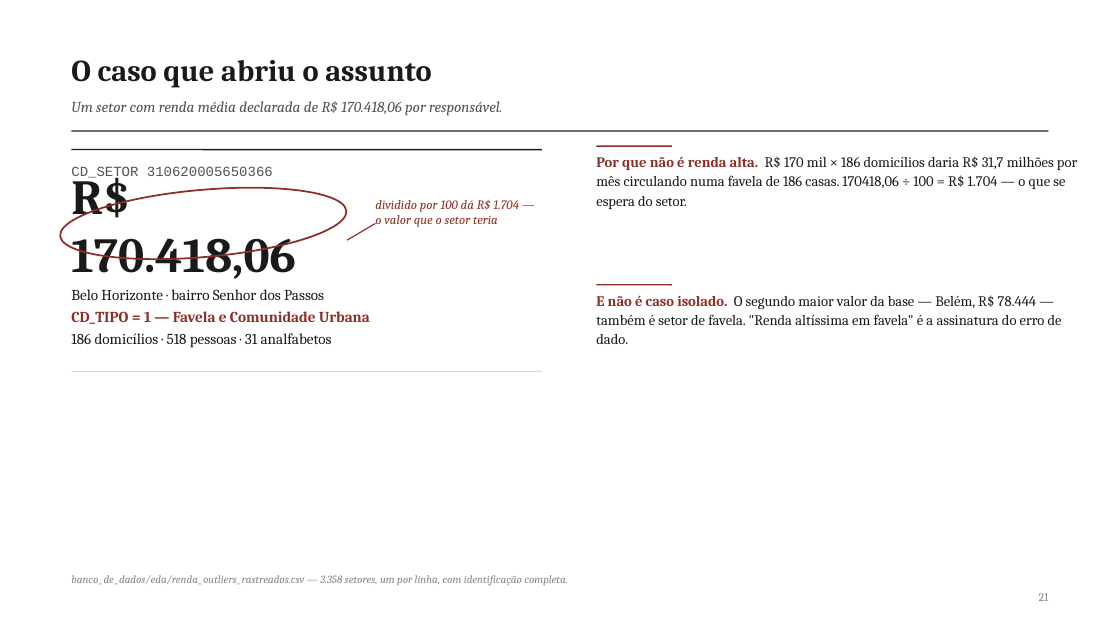
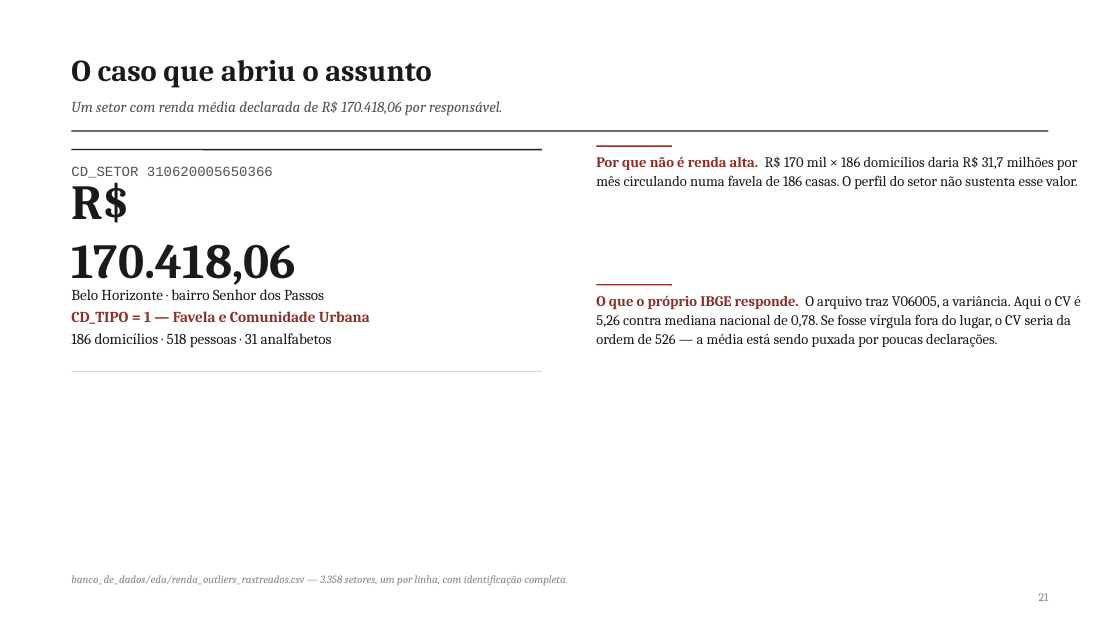
Before and after one commit to pedrinndias/Projeto_IVS_Censo, a slide deck: slide 19 of docs/Apresentacoes_IVS/historico/2026-08-21_EDA_Central_1a_rodada.pptx (slide 21 before the commit). Drawn at 1120x630 pixels with LibreOffice and Linux fonts; fonts in the diff are those of the drawing. Boxes give left, top, right and bottom in pixels: in the first picture for what was removed or moved away, otherwise in the second. Text is boxed around its words. In the diff, an @@ line names an element or a change of style, - is before the commit and + after.

```diff
--- a/docs/Apresentacoes_IVS/historico/2026-08-21_EDA_Central_1a_rodada.pptx
+++ b/docs/Apresentacoes_IVS/historico/2026-08-21_EDA_Central_1a_rodada.pptx
@@ ellipse removed at [57, 177, 349, 269] @@
@@ text "R$ 170.418,06": place and size @@
-text "R$ 170.418,06" at [71, 169, 296, 279]
+text "R$ 170.418,06" at [71, 174, 296, 285]
@@ text at [596, 156, 1078, 189]: text changed @@
-Por que não é renda alta. R$ 170 mil × 186 domicílios daria R$ 31,7 milhões por mês circulando numa favela de 186 casas. 170418,06 ÷ 100 = R$ 1.704 — o que se espera do setor.
+Por que não é renda alta. R$ 170 mil × 186 domicílios daria R$ 31,7 milhões por mês circulando numa favela de 186 casas. O perfil do setor não sustenta esse valor.
@@ text removed at [375, 200, 519, 227] @@
-dividido por 100 dá R$ 1.704 —
-o valor que o setor teria
@@ line removed from (347, 240) to (376, 223) @@
@@ text at [596, 295, 1080, 347]: text changed @@
-E não é caso isolado. O segundo maior valor da base — Belém, R$ 78.444 — também é setor de favela. "Renda altíssima em favela" é a assinatura do erro de dado.
+O que o próprio IBGE responde. O arquivo traz V06005, a variância. Aqui o CV é 5,26 contra mediana nacional de 0,78. Se fosse vírgula fora do lugar, o CV seria da ordem de 526 — a média está sendo puxada por poucas declarações.
```
Also in this commit, not shown: 26 other slides changed, 7 slides removed, 3 other files.
